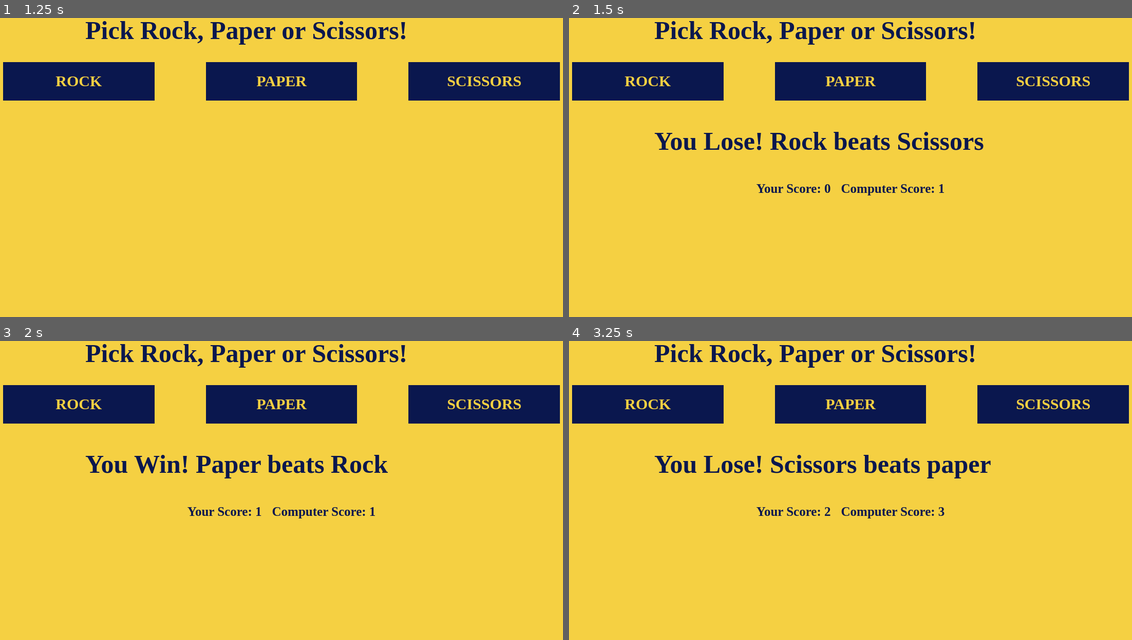
Above: before the commit, frames 1-4 (two rows, left to right).
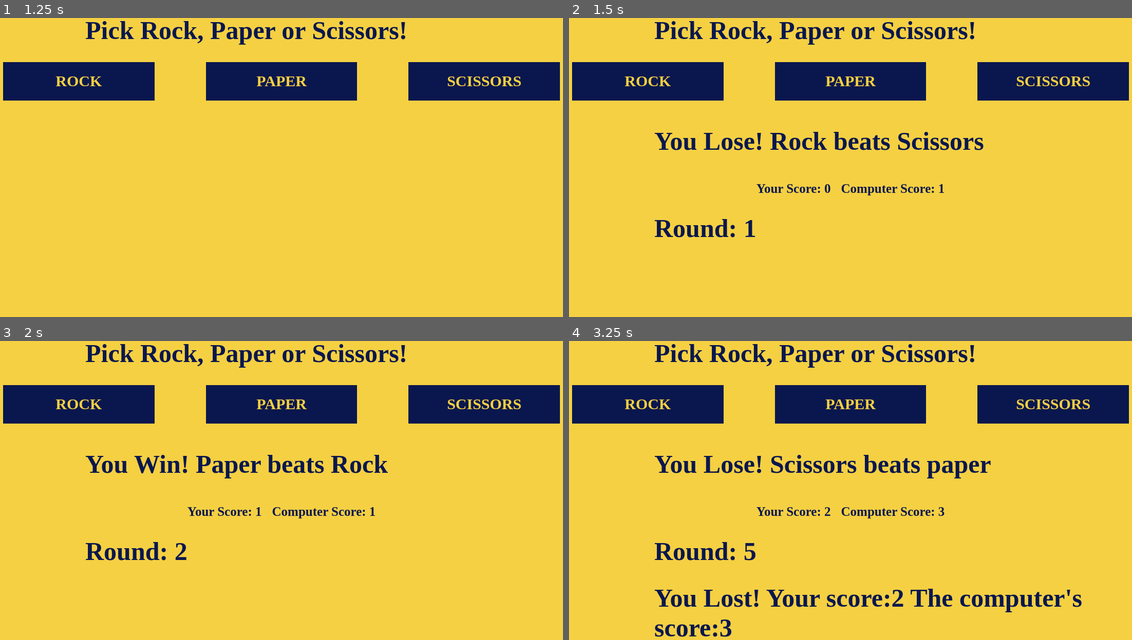
Above: after the commit, the same moments.

Repository: gutx7/rock-paper-scissors-console
Game: browser game, page index.html
Same seed, same stepped clock (60 frames per second), same inputs: the game is played once before the commit and once after it.
Inputs:
- Up to frame 1 (1.25 s): no input
- Up to frame 2 (1.5 s): click "SCISSORS" at 1.27 s
- Up to frame 3 (2 s): click "PAPER" at 1.87 s
- Up to frame 4 (3.25 s): click "ROCK" at 2.02 s; click "ROCK" at 2.47 s; click "PAPER" at 3.07 s

Frame 1 is identical in both runs. In frame 2, 0.4% of the frame differs, in the area x 15-34%, y 67-74%; in frame 3, 0.4%; in frame 4, 2.4%, in the area x 15-92%, y 67-99%.

Commit message:
Add round count display and game result

Diff:
--- a/game.js
+++ b/game.js
@@ -3,66 +3,114 @@
 const scissors = document.querySelector("#scissors");
 const roundResult = document.querySelector("#round-result");
 const humanScoreDisplay = document.querySelector("#human-score");
-const computerScoreDisplay = document.querySelector("#computer-score")
+const computerScoreDisplay = document.querySelector("#computer-score");
+const gameResultDisplay = document.querySelector("#game-result");
+const roundCount = document.querySelector("#round-count");
+
 
 function playGame () {
     let humanScore = 0;
     let computerScore = 0;
+    let round = 1;
 
     rock.addEventListener("click", () => {
         playRound(getComputerChoice(),"rock");
+        gameResultDisplay.textContent="";
+        if (round === 5) {
+            if (humanScore === computerScore) {
+                console.log(`Tie!\nYour score:${humanScore}\nThe computer's score:${computerScore}`);
+                gameResultDisplay.textContent = `Tie!\nYour score:${humanScore}\nThe computer's score:${computerScore}`;
+            } else if (humanScore > computerScore) {
+                console.log(`You Won!\nYour score:${humanScore}\nThe computer's score:${computerScore}`);
+                gameResultDisplay.textContent = `You Won!\nYour score:${humanScore}\nThe computer's score:${computerScore}`;
+            } else if (humanScore < computerScore) {
+                console.log(`You Lost!\nYour score:${humanScore}\nThe computer's score:${computerScore}`);
+                gameResultDisplay.textContent = `You Lost!\nYour score:${humanScore}\nThe computer's score:${computerScore}`;
+            }
+            round = 0;
+            computerScore = 0;
+            humanScore = 0;
+        }
+        round++;
     })
 
     paper.addEventListener("click", () => {
         playRound(getComputerChoice(),"paper");
+        gameResultDisplay.textContent="";
+        if (round === 5) {
+            if (humanScore === computerScore) {
+                console.log(`Tie!\nYour score:${humanScore}\nThe computer's score:${computerScore}`);
+                gameResultDisplay.textContent = `Tie!\nYour score:${humanScore}\nThe computer's score:${computerScore}`;
+            } else if (humanScore > computerScore) {
+                console.log(`You Won!\nYour score:${humanScore}\nThe computer's score:${computerScore}`);
+                gameResultDisplay.textContent = `You Won!\nYour score:${humanScore}\nThe computer's score:${computerScore}`;
+            } else if (humanScore < computerScore) {
+                console.log(`You Lost!\nYour score:${humanScore}\nThe computer's score:${computerScore}`);
+                gameResultDisplay.textContent = `You Lost!\nYour score:${humanScore}\nThe computer's score:${computerScore}`;
+            }
+            round = 0;
+            computerScore = 0;
+            humanScore = 0;
+        }
+        round++;
     })
 
     scissors.addEventListener("click", () => {
         playRound(getComputerChoice(),"scissors");
+        gameResultDisplay.textContent="";
+        if (round === 5) {
+            if (humanScore === computerScore) {
+                console.log(`Tie!\nYour score:${humanScore}\nThe computer's score:${computerScore}`);
+                gameResultDisplay.textContent = `Tie!\nYour score:${humanScore}\nThe computer's score:${computerScore}`;
+            } else if (humanScore > computerScore) {
+                console.log(`You Won!\nYour score:${humanScore}\nThe computer's score:${computerScore}`);
+                gameResultDisplay.textContent = `You Won!\nYour score:${humanScore}\nThe computer's score:${computerScore}`;
+            } else if (humanScore < computerScore) {
+                console.log(`You Lost!\nYour score:${humanScore}\nThe computer's score:${computerScore}`);
+                gameResultDisplay.textContent = `You Lost!\nYour score:${humanScore}\nThe computer's score:${computerScore}`;
+            }
+            round = 0;
+            computerScore = 0;
+            humanScore = 0;
+        }
+        round++;
     })
 
     function playRound (computerSelection ,humanSelection) {
         if (computerSelection === humanSelection) {
             console.log("Draw!");
-            roundResult.textContent="Draw!";
+            roundResult.textContent=`Draw!`;
             humanScore++;
             computerScore++;
         } else if (humanSelection==="rock" && computerSelection==="paper") {
             console.log("You Lose! Paper beats Rock");
-            roundResult.textContent="You Lose! Paper beats Rock";
+            roundResult.textContent=`You Lose! Paper beats Rock`;
             computerScore++;
         } else if (humanSelection==="rock" && computerSelection==="scissors") {
             console.log("You Win! Rock beats Scissors");
-            roundResult.textContent="You Win! Rock beats Scissors";
+            roundResult.textContent=`You Win! Rock beats Scissors`;
             humanScore++;
         } else if (humanSelection==="paper" && computerSelection==="rock") {
             console.log("You Win! Paper beats Rock");
-            roundResult.textContent="You Win! Paper beats Rock";
+            roundResult.textContent=`You Win! Paper beats Rock`;
             humanScore++;
         } else if (humanSelection==="paper" && computerSelection==="scissors") {
             console.log("You Lose! Scissors beats paper");
-            roundResult.textContent="You Lose! Scissors beats paper";
+            roundResult.textContent=`You Lose! Scissors beats paper`;
             computerScore++;
         } else if (humanSelection==="scissors" && computerSelection==="rock") {
             console.log("You Lose! Rock beats Scissors");
-            roundResult.textContent="You Lose! Rock beats Scissors";
+            roundResult.textContent=`You Lose! Rock beats Scissors`;
             computerScore++;
         } else if (humanSelection==="scissors" && computerSelection==="paper") {
             console.log("You Win! Scissors beats Paper");
-            roundResult.textContent="You Win! Scissors beats Paper";
+            roundResult.textContent=`You Win! Scissors beats Paper`;
             humanScore++;
         }
 
         humanScoreDisplay.textContent = `Your Score: ${humanScore}`;
         computerScoreDisplay.textContent = `Computer Score: ${computerScore}`;
-    }
-
-    if (humanScore === computerScore) {
-        console.log(`Tie!\nYour score:${humanScore}\nThe computer's score:${computerScore}`);
-    } else if (humanScore > computerScore) {
-        console.log(`You Won!\nYour score:${humanScore}\nThe computer's score:${computerScore}`);
-    } else if (humanScore < computerScore) {
-        console.log(`You Lost!\nYour score:${humanScore}\nThe computer's score:${computerScore}`);
+        roundCount.textContent=`Round: ${round}`;
     }
 }
 
@@ -79,17 +127,3 @@
         return "scissors";
     }
 }
-
-//function getHumanChoice () {
-  //  rock.addEventListener("click", () => {
-    //    return "rock";
-    //})
-
-    //paper.addEventListener("click", () => {
-      //  return "paper";
-    //})
-
-    //scissors.addEventListener("click", () => {
-      //  return "scissors";
-    //})
-//}
--- a/index.html
+++ b/index.html
@@ -23,6 +23,8 @@
         <p id="human-score" class="scores"></p>
         <p id="computer-score" class="scores"></p>
     </div>
+    <h1 id="round-count"></h1>
+    <h1 id="game-result"></h1>
 
 </body>
 </html>
